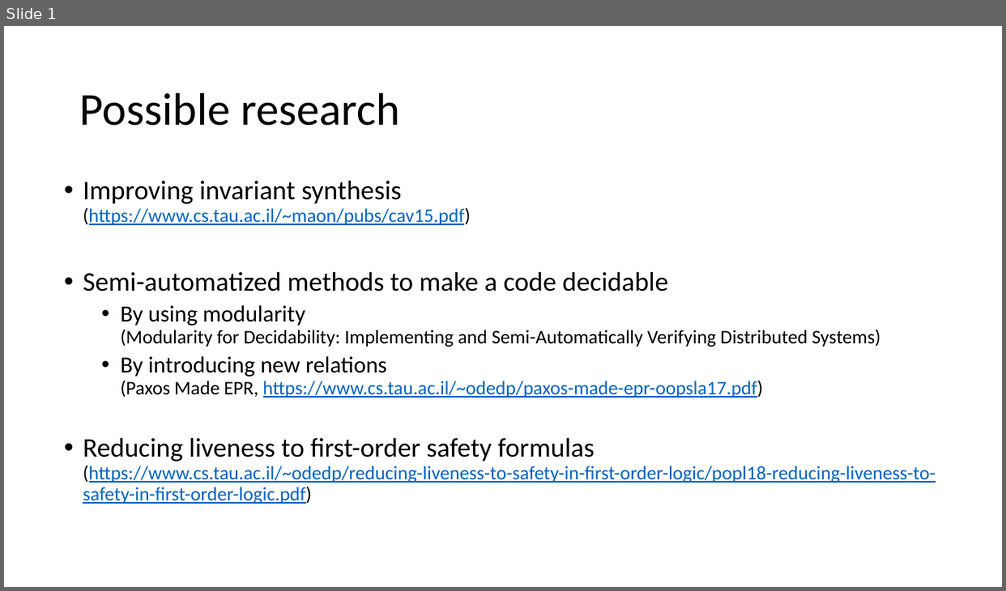
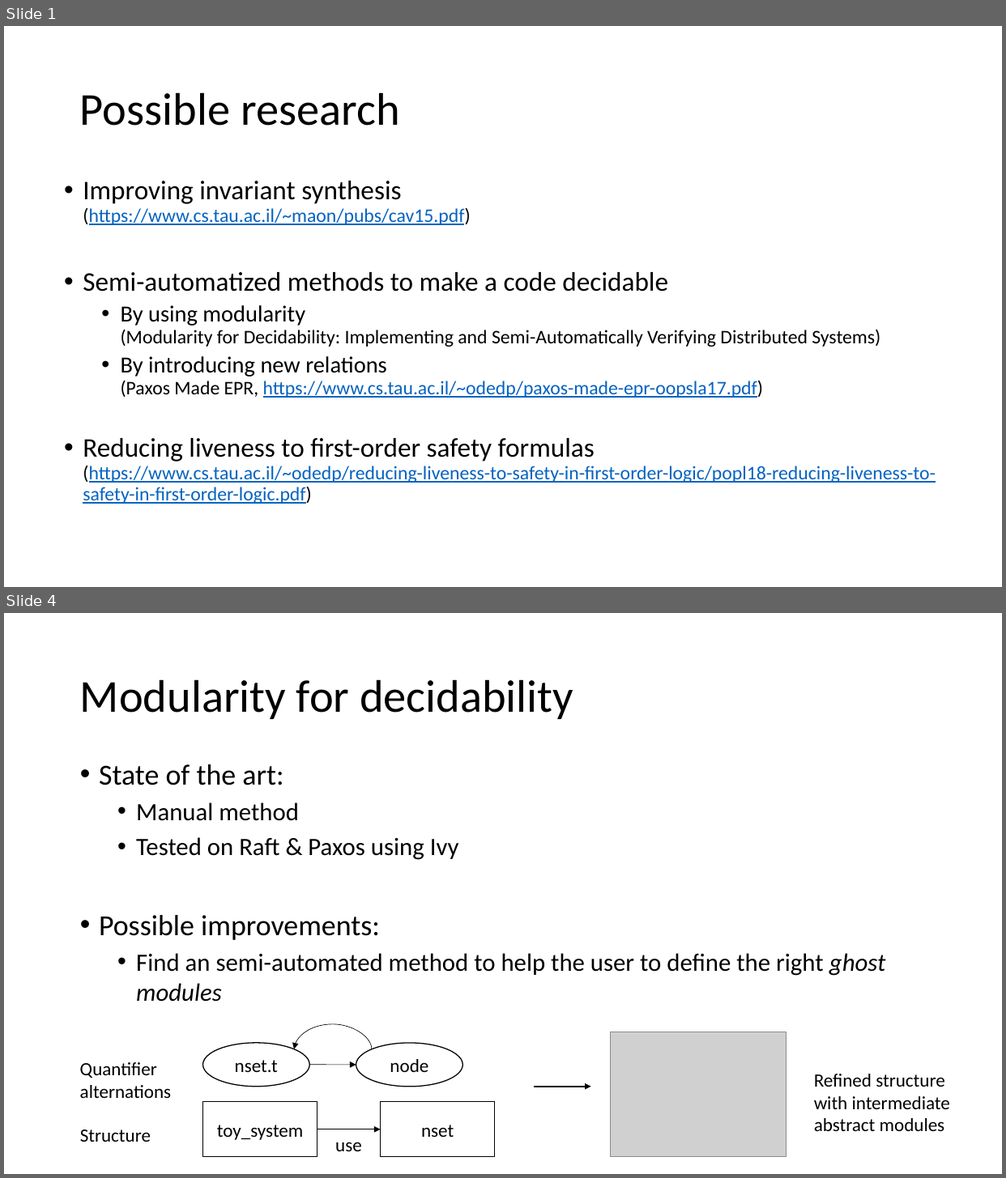
Before and after one commit to tjhance/ivy-research, a slide deck: research.pptx. Shown one above the other, each under a label of ours: slide 1 before the commit, slides 1 and 4 after it; the slides between them are not shown. The pictures are 1006x591 and 1006x1178 pixels, drawn with LibreOffice and Linux fonts; fonts in the diff are those of the drawing; grey boxes stand for pictures. Boxes give left, top, right and bottom in pixels: in the first picture for what was removed or moved away, otherwise in the second. Text is boxed around its words. In the diff, an @@ line names an element or a change of style, - is before the commit and + after.

```diff
--- a/research.pptx
+++ b/research.pptx
@@ slide 4 added at (4, 613, 1002, 1174), background #FFFFFF @@
@@ title added at (80, 679, 573, 719), 44 pt, text #000000 @@
+Modularity for decidability
@@ text added at (99, 764, 885, 1002), 24 pt, text #000000 @@
+• State of the art:
+  • Manual method
+  • Tested on Raft & Paxos using Ivy
+• Possible improvements:
+  • Find an semi-automated method to help the user to define the right ghost modules
@@ curved arrow added from (372, 1050) to (294, 1050), #000000 0.5 pt @@
@@ ellipse added at (203, 1043, 310, 1087), fill #FFFFFF, outline #000000 1 pt, 18 pt, text #000000 @@
+nset.t
@@ ellipse added at (356, 1043, 463, 1087), fill #FFFFFF, outline #000000 1 pt, 18 pt, text #000000 @@
+node
@@ picture added at (611, 1033, 786, 1157) @@
@@ text added at (80, 1063, 172, 1098), 18 pt, text #000000 @@
+Quantifier alternations
@@ arrow added from (309, 1065) to (356, 1065), #000000 0.5 pt @@
@@ text added at (814, 1074, 950, 1131), 18 pt, text #000000 @@
+Refined structure with intermediate abstract modules
@@ arrow added from (533, 1087) to (591, 1087), #000000 1.5 pt @@
@@ rectangle added at (203, 1102, 317, 1157), fill #FFFFFF, outline #000000 1 pt, 18 pt, text #000000 @@
+toy_system
@@ rectangle added at (381, 1102, 495, 1157), fill #FFFFFF, outline #000000 1 pt, 18 pt, text #000000 @@
+nset
@@ text added at (80, 1130, 151, 1142), 18 pt, text #000000 @@
+Structure
@@ arrow added from (317, 1130) to (381, 1130), #000000 0.5 pt @@
@@ text added at (335, 1142, 362, 1152), 18 pt, text #000000 @@
+use
```
Also in this commit, not shown: 2 slides changed, 1 slide removed.
